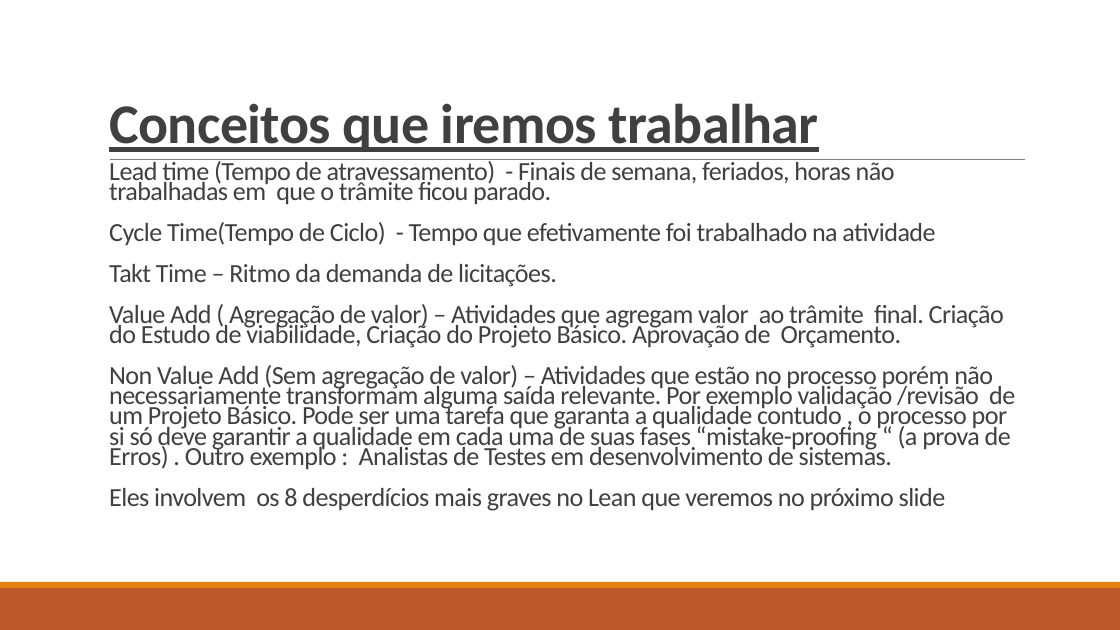
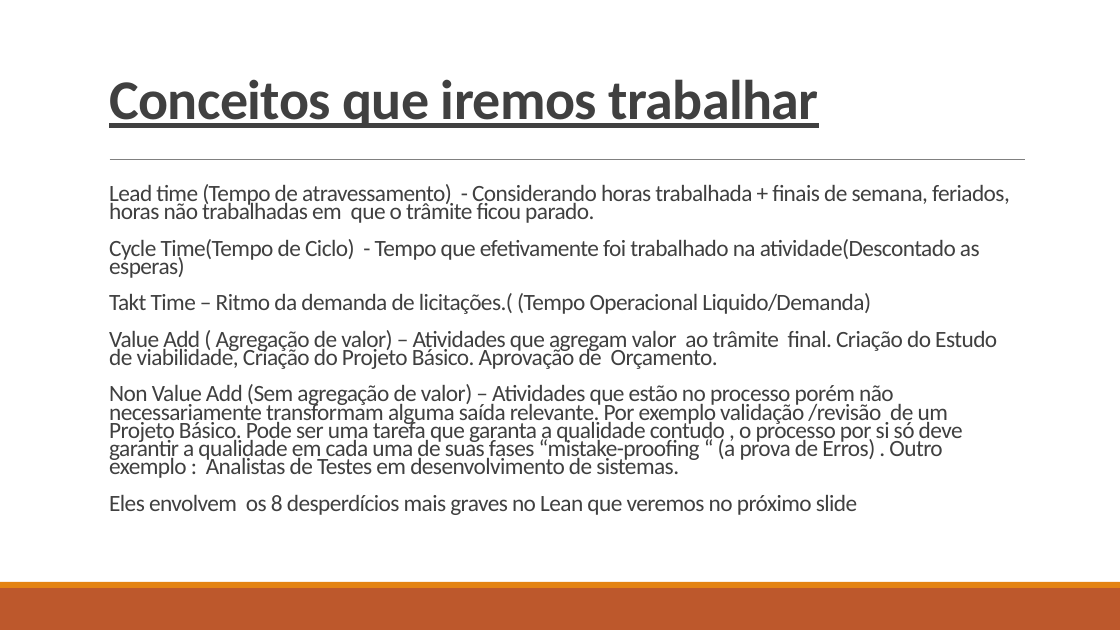
Before and after one commit to ruhansanabria/Puc_Lean2016, a slide deck: slide 5 of Apresentações/TRE DMAIC - Analyze.pptx. Drawn at 1120x630 pixels with LibreOffice and Linux fonts; fonts in the diff are those of the drawing. Boxes give left, top, right and bottom in pixels: in the first picture for what was removed or moved away, otherwise in the second. Text is boxed around its words. In the diff, an @@ line names an element or a change of style, - is before the commit and + after.

Commit message:
Add files via upload
Atualizados valores na apresentacao , indice

```diff
--- a/Apresentações/TRE DMAIC - Analyze.pptx
+++ b/Apresentações/TRE DMAIC - Analyze.pptx
@@ title "Conceitos que iremos trabalhar": place and size @@
-title "Conceitos que iremos trabalhar" at [109,103,819,152]
+title "Conceitos que iremos trabalhar" at [109,79,819,128]
@@ text at [109,184,1010,314]: text changed; size 22.4 to 20 pt @@
-Lead time (Tempo de atravessamento) - Finais de semana, feriados, horas não trabalhadas em que o trâmite ficou parado.
-Cycle Time(Tempo de Ciclo) - Tempo que efetivamente foi trabalhado na atividade
-Takt Time – Ritmo da demanda de licitações.
+Lead time (Tempo de atravessamento) - Considerando horas trabalhada + finais de semana, feriados, horas não trabalhadas em que o trâmite ficou parado.
+Cycle Time(Tempo de Ciclo) - Tempo que efetivamente foi trabalhado na atividade(Descontado as esperas)
+Takt Time – Ritmo da demanda de licitações.( (Tempo Operacional Liquido/Demanda)
@@ text at [109,330,997,478]: size 22.4 to 20 pt in "Value Add ( Agregação de valor) – ...", "Non Value Add (Sem agregação de valor) ..." @@
@@ text at [109,495,857,515]: text changed; size 22.4 to 20 pt @@
-Eles involvem os 8 desperdícios mais graves no Lean que veremos no próximo slide
+Eles envolvem os 8 desperdícios mais graves no Lean que veremos no próximo slide
```
Also in this commit, not shown: 6 other slides changed, 3 slides added.
